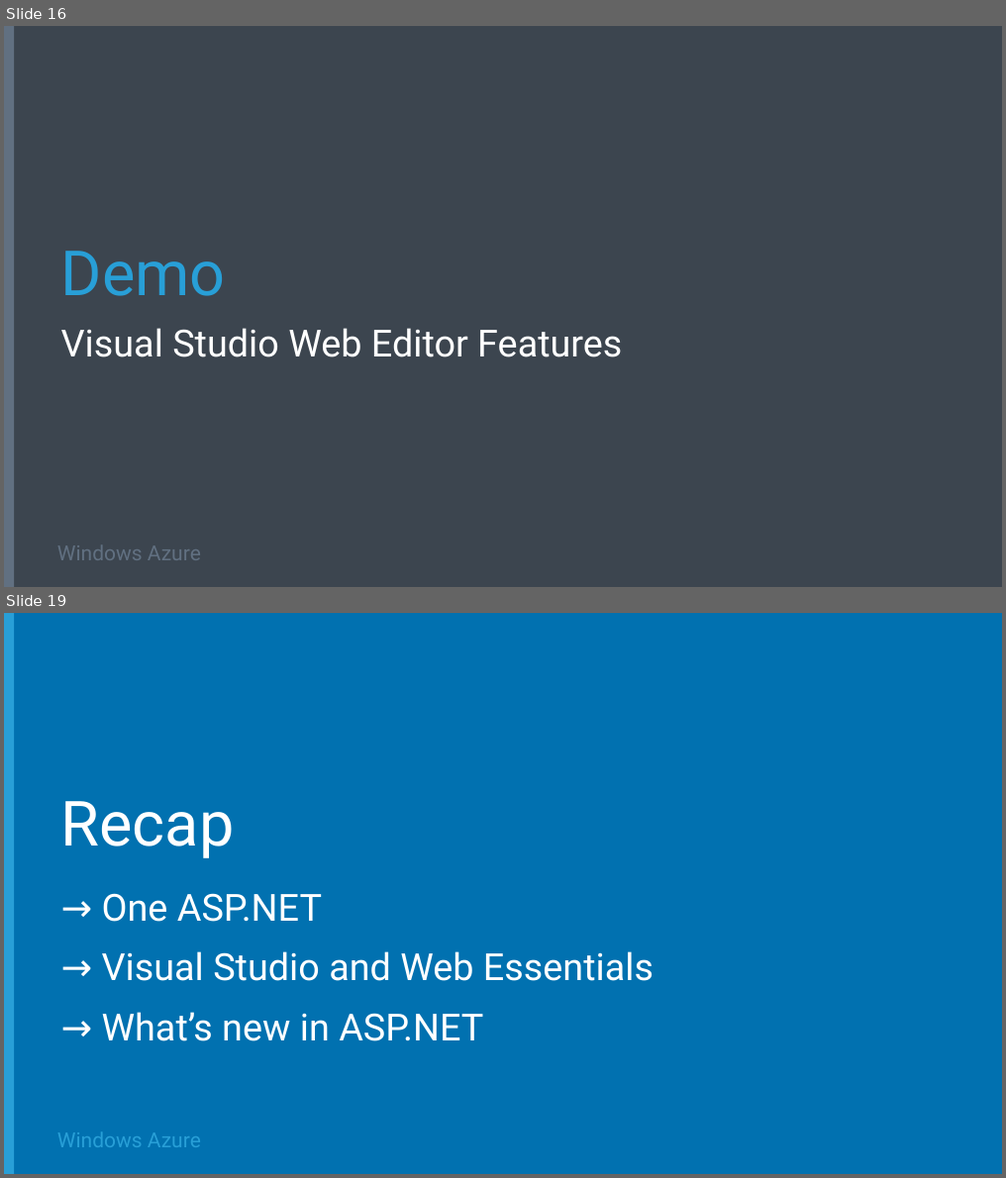
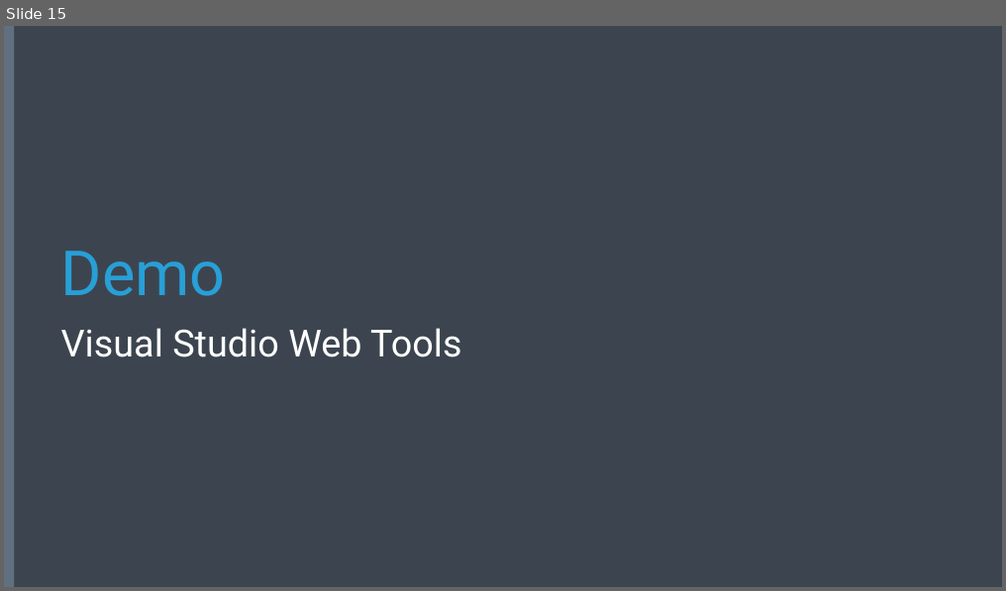
Before and after one commit to Microsoft-Web/DECK-ASPNET-and-VS-Web-Tooling, a slide deck: 2-ASPNET-and-VS-Web-Tooling.pptx. Shown one above the other, each under a label of ours: slides 16 and 19 before the commit, slide 15 after it; the slides between them are not shown. The pictures are 1006x1178 and 1006x591 pixels, drawn with LibreOffice and Linux fonts; fonts in the diff are those of the drawing; background and template pictures are left out. Boxes give left, top, right and bottom in pixels: in the first picture for what was removed or moved away, otherwise in the second. Text is boxed around its words. In the diff, an @@ line names an element or a change of style, - is before the commit and + after.

Commit message:
Updated presentation
Cleaned up features section, added in content from VS Launch

```diff
--- a/2-ASPNET-and-VS-Web-Tooling.pptx
+++ b/2-ASPNET-and-VS-Web-Tooling.pptx
@@ slide 19 removed at bbox=[4, 613, 1002, 1174], background #0171B0 @@
@@ rectangle removed at bbox=[4, 613, 14, 1174] @@
@@ title removed at bbox=[61, 801, 235, 859] @@
-Recap
@@ subtitle removed at bbox=[102, 893, 653, 1042] @@
-→ One ASP.NET
-→ Visual Studio and Web Essentials
-→ What’s new in ASP.NET
@@ text removed at bbox=[57, 1133, 201, 1148] @@
-Windows Azure
@@ what was slide 16 is now slide 15 @@
@@ slide 15 changed as well @@
@@ subtitle at bbox=[61, 328, 461, 358]: text changed @@
-Visual Studio Web Editor Features
+Visual Studio Web Tools
@@ text removed at bbox=[57, 546, 201, 561] @@
-Windows Azure
```
Also in this commit, not shown: 4 other slides changed, 14 slides added, 12 other slides removed.
